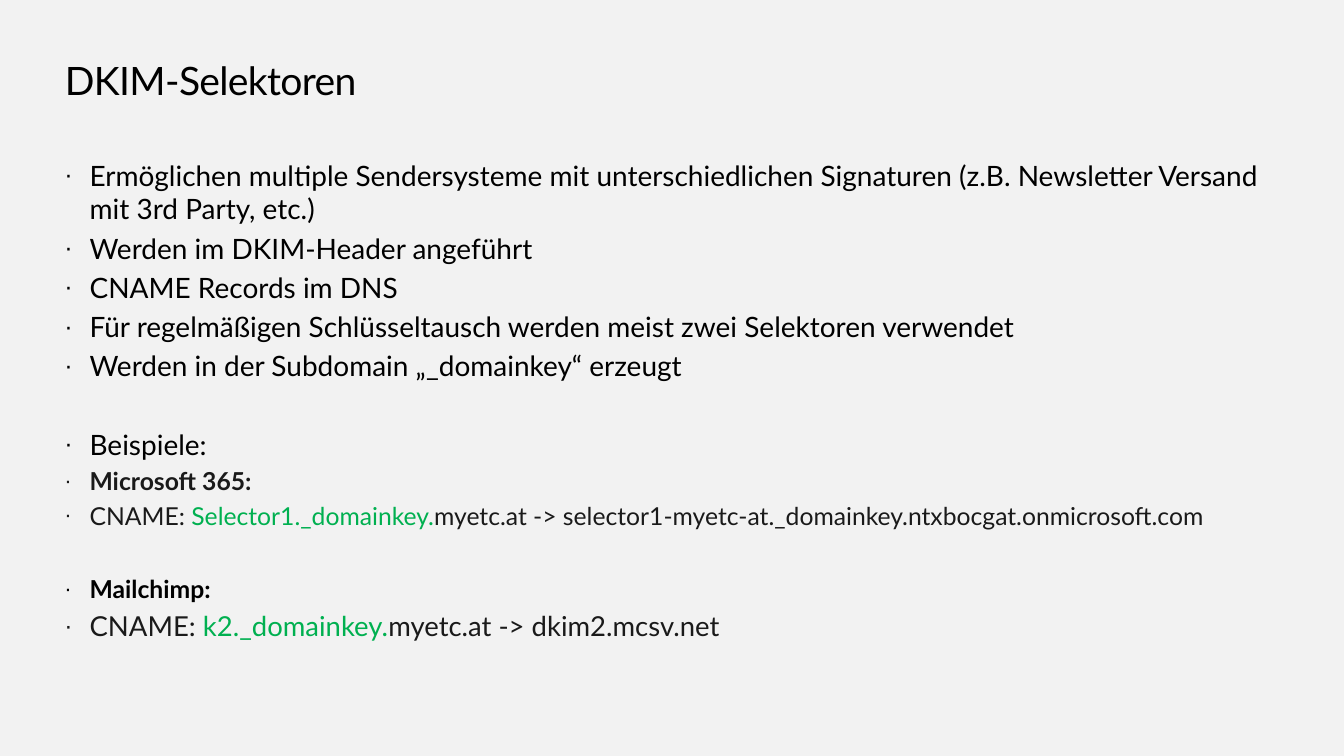
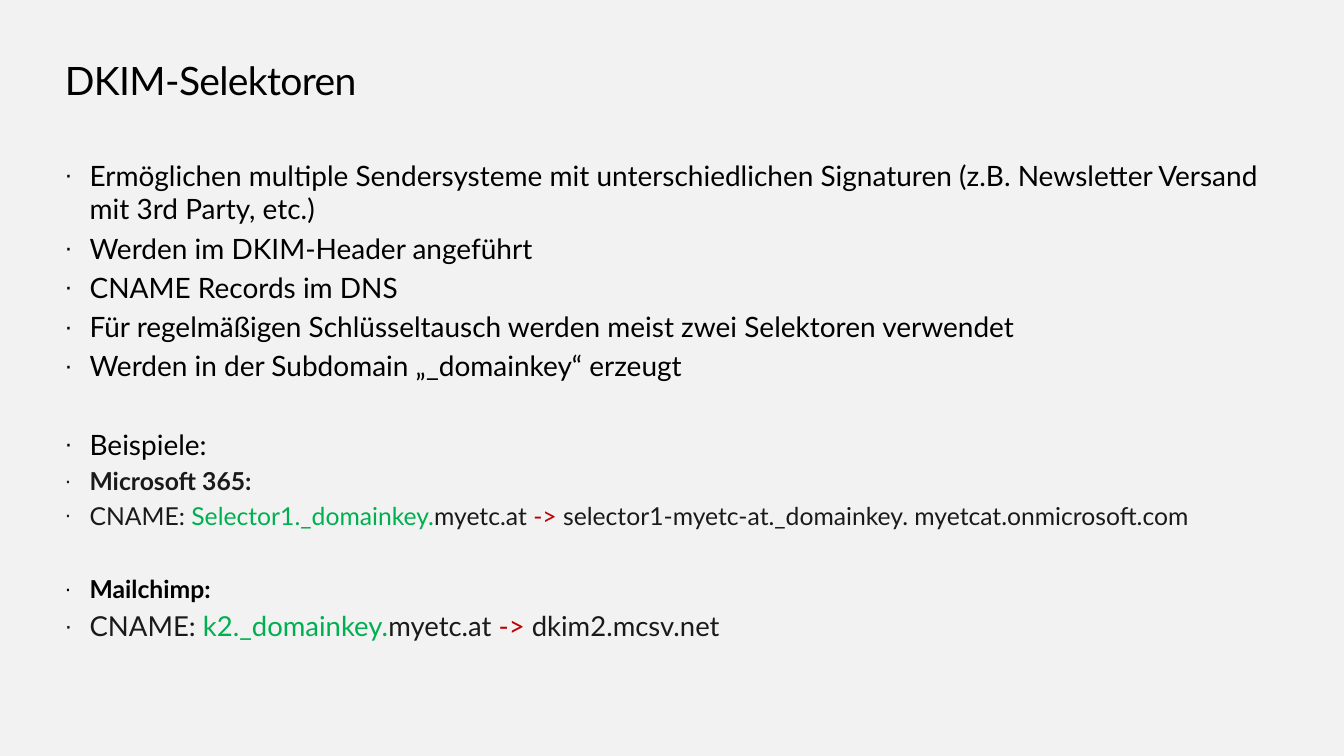
Before and after one commit to EnterpriseTrainingCenter/ExchangeServer, a slide deck: slide 25 of SMEXOP/SMEXOP_V1.0.pptx. Drawn at 1344x756 pixels with LibreOffice and Linux fonts; fonts in the diff are those of the drawing; background and template pictures are left out. Boxes give left, top, right and bottom in pixels: in the first picture for what was removed or moved away, otherwise in the second. Text is boxed around its words. In the diff, an @@ line names an element or a change of style, - is before the commit and + after.

```diff
--- a/SMEXOP/SMEXOP_V1.0.pptx
+++ b/SMEXOP/SMEXOP_V1.0.pptx
@@ text at (90, 506, 1188, 530): text changed @@
-· CNAME: Selector1._domainkey.myetc.at -> selector1-myetc-at._domainkey.ntxbocgat.onmicrosoft.com
+· CNAME: Selector1._domainkey.myetc.at -> selector1-myetc-at._domainkey. myetcat.onmicrosoft.com
@@ text at (90, 615, 720, 641): text colour #1A1A1A to #C00000 in "->" @@
```
Also in this commit, not shown: 7 other slides changed, 1 slide added.
